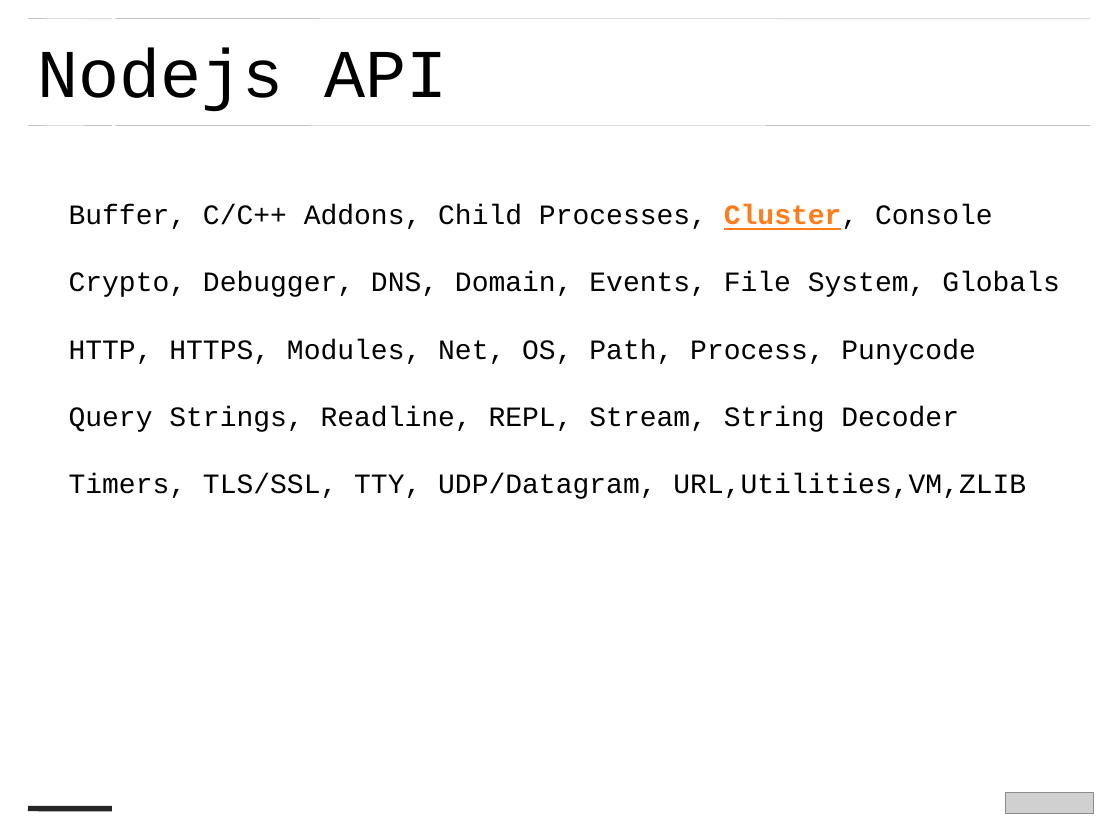
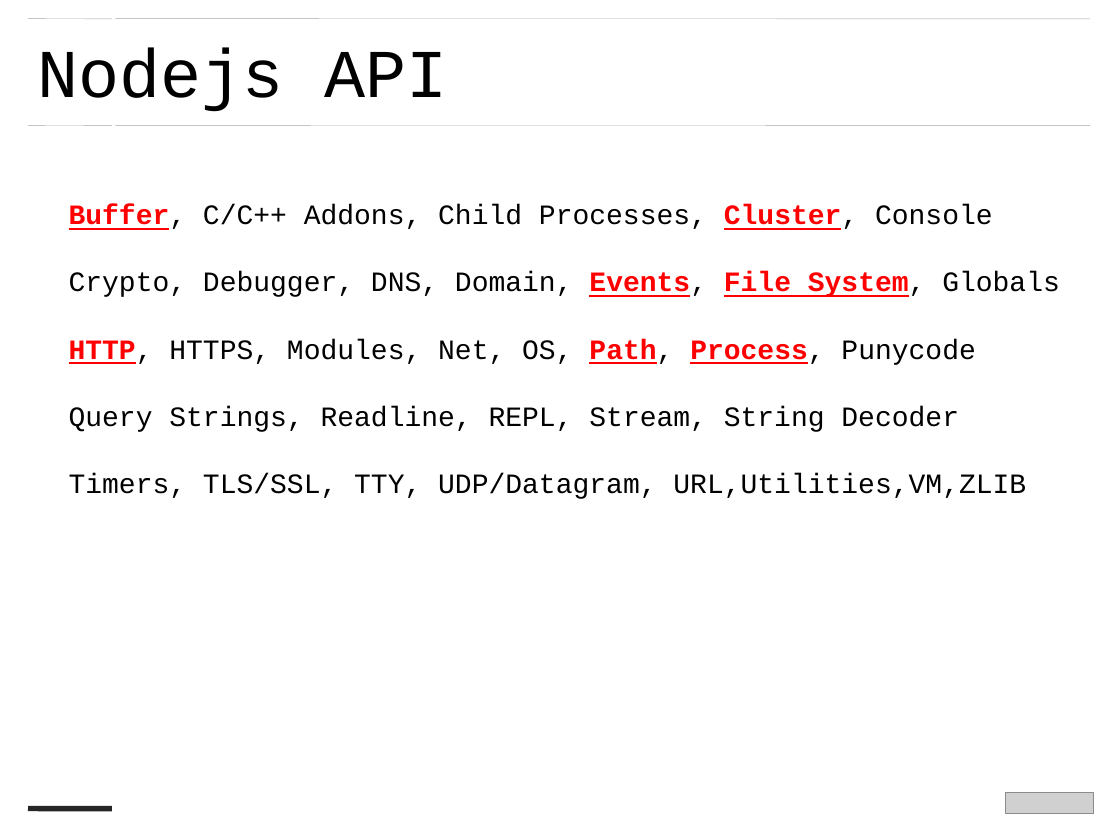
Before and after one commit to zjdgx/Study, a slide deck: slide 7 of PPT/nodejs --蒋刚.ppt. Drawn at 1120x840 pixels with LibreOffice and Linux fonts; fonts in the diff are those of the drawing; grey boxes stand for pictures. Boxes give left, top, right and bottom in pixels: in the first picture for what was removed or moved away, otherwise in the second. Text is boxed around its words. In the diff, an @@ line names an element or a change of style, - is before the commit and + after.

```diff
--- a/PPT/nodejs --蒋刚.ppt
+++ b/PPT/nodejs --蒋刚.ppt
@@ text at (69, 204, 1060, 365): text colour #000000 to #FF0000, bold on, underline on in "Buffer,", "Events, File System,", "HTTP, Path, Process,"; text colour #FF7C19 to #FF0000 in "Cluster," @@
```
Also in this commit, not shown: 10 other slides changed, 1 slide added, 9 other files.
